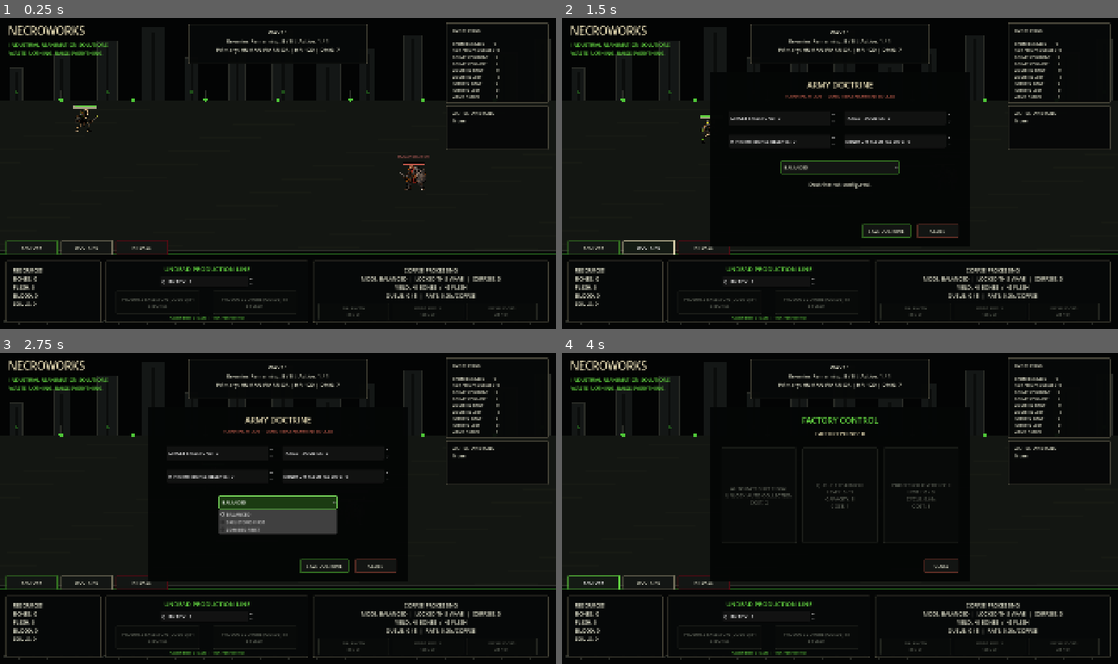
Above: before the commit, frames 1-4 (two rows, left to right).
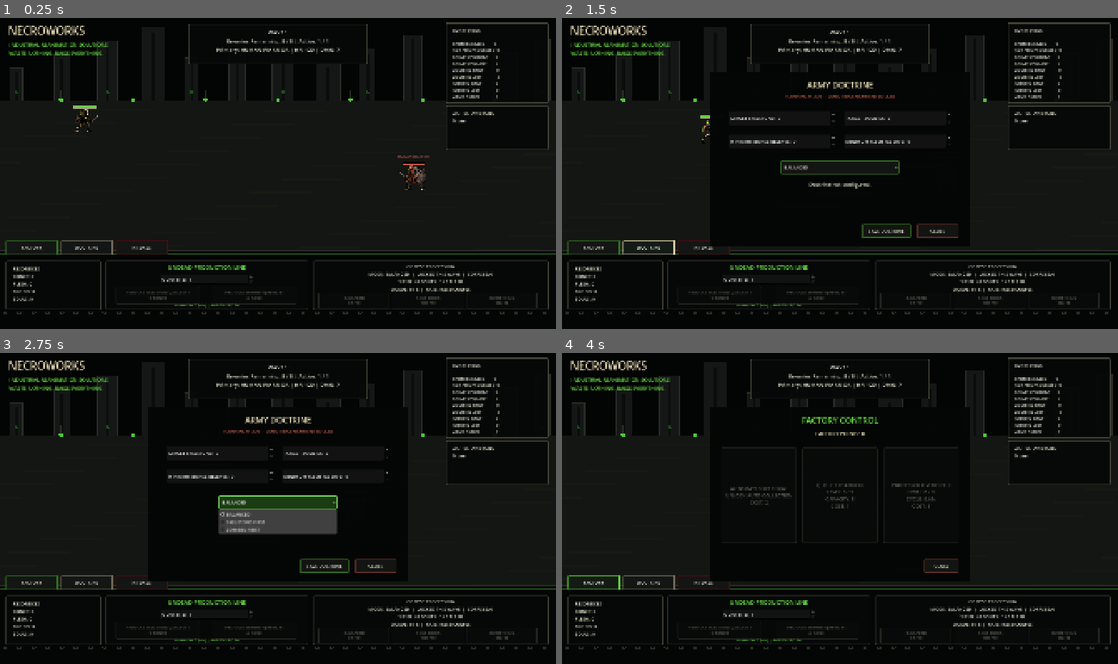
Above: after the commit, the same moments.

Repository: luizfelippe-dev/NecroWorks
Game: Godot game, scene res://main.tscn
Two runs of this game, one before a commit and one after it. Both use one fixed random seed, a clock stepped at 60 frames per second and the inputs below.
Inputs:
- Up to frame 1 (0.25 s): no input
- Up to frame 2 (1.5 s): click "FACTORY" at 0.5 s; click "DOCTRINE" at 1.25 s
- Up to frame 3 (2.75 s): click "BALANCED" at 2 s
- Up to frame 4 (4 s): click "RITUALS" at 2.75 s; click "FACTORY" at 3.5 s

The runs differ from the first frame. In frame 1, 3.3% of the frame differs, in the area x 0-99%, y 79-99%; in frame 2, 3.3%; in frame 3, 3.3%; in frame 4, 3.3%.

Commit message:
fix: keep lower hud inside embedded viewport

Diff:
--- a/main.gd
+++ b/main.gd
@@ -6474,11 +6474,11 @@
 
 	production_queue_label = Label.new()
 	production_queue_label.name = "ProductionQueueLabel"
-	production_queue_label.position = Vector2(390.0, 1028.0)
-	production_queue_label.size = Vector2(650.0, 28.0)
+	production_queue_label.position = Vector2(390.0, 988.0)
+	production_queue_label.size = Vector2(650.0, 18.0)
 	production_queue_label.z_index = 110
 	production_queue_label.horizontal_alignment = HORIZONTAL_ALIGNMENT_CENTER
-	production_queue_label.add_theme_font_size_override("font_size", 14)
+	production_queue_label.add_theme_font_size_override("font_size", 12)
 	production_queue_label.add_theme_color_override("font_color", UI_GREEN)
 	add_child(production_queue_label)
 
@@ -6506,17 +6506,17 @@
 
 	resources_panel = create_hud_panel(
 		"ResourcesPanel",
-		Rect2(20.0, 842.0, 330.0, 215.0)
+		Rect2(20.0, 842.0, 330.0, 170.0)
 	)
 
 	create_hud_panel(
 		"ProductionPanel",
-		Rect2(365.0, 842.0, 700.0, 215.0)
+		Rect2(365.0, 842.0, 700.0, 170.0)
 	)
 
 	processing_panel = create_hud_panel(
 		"ProcessingPanel",
-		Rect2(1080.0, 842.0, 815.0, 215.0)
+		Rect2(1080.0, 842.0, 815.0, 170.0)
 	)
 
 	brand_label = Label.new()
@@ -6556,22 +6556,22 @@
 
 	factory_title_label = Label.new()
 	factory_title_label.name = "FactoryTitleLabel"
-	factory_title_label.position = Vector2(390.0, 855.0)
-	factory_title_label.size = Vector2(650.0, 45.0)
+	factory_title_label.position = Vector2(390.0, 850.0)
+	factory_title_label.size = Vector2(650.0, 38.0)
 	factory_title_label.text = tr("FACTORY_PRODUCTION_LINE")
 	factory_title_label.horizontal_alignment = HORIZONTAL_ALIGNMENT_CENTER
 	factory_title_label.z_index = 100
-	factory_title_label.add_theme_font_size_override("font_size", 22)
+	factory_title_label.add_theme_font_size_override("font_size", 20)
 	factory_title_label.add_theme_color_override("font_color", UI_GREEN)
 	add_child(factory_title_label)
 
 	processing_label = Label.new()
 	processing_label.name = "ProcessingLabel"
-	processing_label.position = Vector2(1110.0, 862.0)
-	processing_label.size = Vector2(755.0, 118.0)
+	processing_label.position = Vector2(1110.0, 850.0)
+	processing_label.size = Vector2(755.0, 78.0)
 	processing_label.horizontal_alignment = HORIZONTAL_ALIGNMENT_CENTER
 	processing_label.z_index = 100
-	processing_label.add_theme_font_size_override("font_size", 18)
+	processing_label.add_theme_font_size_override("font_size", 16)
 	processing_label.add_theme_color_override("font_color", UI_TEXT)
 	add_child(processing_label)
 	create_processing_directive_ui()
@@ -7356,13 +7356,13 @@
 		)
 		directive_button.position = Vector2(
 			start_x + float(index) * (button_width + button_gap),
-			987.0
+			952.0
 		)
 		directive_button.size = Vector2(button_width, 55.0)
 		directive_button.z_index = 110
 		directive_button.toggle_mode = true
 		directive_button.button_group = processing_directive_button_group
-		directive_button.add_theme_font_size_override("font_size", 14)
+		directive_button.add_theme_font_size_override("font_size", 13)
 		apply_button_style(
 			directive_button,
 			directive_accents[index]
@@ -7553,18 +7553,18 @@
 
 	bones_label.position = Vector2(
 		45.0,
-		862.0
+		858.0
 	)
 
 	bones_label.size = Vector2(
 		280.0,
-		180.0
+		145.0
 	)
 	bones_label.z_index = 100
 
 	bones_label.add_theme_font_size_override(
 		"font_size",
-		18
+		16
 	)
 	bones_label.add_theme_color_override(
 		"font_color",
@@ -7574,35 +7574,35 @@
 
 	create_skeleton_button.position = Vector2(
 		400.0,
-		945.0
+		930.0
 	)
 
 	create_skeleton_button.size = Vector2(
 		290.0,
-		82.0
+		62.0
 	)
 	create_skeleton_button.z_index = 100
 
 	create_skeleton_button.add_theme_font_size_override(
 		"font_size",
-		16
+		14
 	)
 
 
 	create_zombie_button.position = Vector2(
 		735.0,
-		945.0
+		930.0
 	)
 
 	create_zombie_button.size = Vector2(
 		290.0,
-		82.0
+		62.0
 	)
 	create_zombie_button.z_index = 100
 
 	create_zombie_button.add_theme_font_size_override(
 		"font_size",
-		16
+		14
 	)
 
 
@@ -7610,8 +7610,8 @@
 	apply_button_style(create_zombie_button, UI_FLESH)
 
 
-	production_quantity_selector.position = Vector2(555.0, 895.0)
-	production_quantity_selector.size = Vector2(320.0, 38.0)
+	production_quantity_selector.position = Vector2(555.0, 889.0)
+	production_quantity_selector.size = Vector2(320.0, 34.0)
 
 
 # =========================================================
--- a/scripts/visual/industrial_backdrop.gd
+++ b/scripts/visual/industrial_backdrop.gd
@@ -76,8 +76,8 @@
 	draw_rect(Rect2(0.0, 823.0, 1920.0, 257.0), Color(0.018, 0.022, 0.021, 1.0))
 	for roller: int in range(40):
 		var roller_x: float = 18.0 + float(roller) * 49.0
-		draw_circle(Vector2(roller_x, 1052.0), 8.0, METAL_LIGHT)
-		draw_circle(Vector2(roller_x, 1052.0), 3.0, Color(0.025, 0.03, 0.027, 1.0))
+		draw_circle(Vector2(roller_x, 1022.0), 8.0, METAL_LIGHT)
+		draw_circle(Vector2(roller_x, 1022.0), 3.0, Color(0.025, 0.03, 0.027, 1.0))
 
 	# Luminárias verdes discretas que repetem a linguagem do concept.
 	for lamp: int in range(7):
--- a/tests/economy/processing_directive_runner.gd
+++ b/tests/economy/processing_directive_runner.gd
@@ -26,11 +26,17 @@
 		assert(directive_button != null and directive_button.disabled)
 		assert(
 			directive_button.position.y
-			>= game.processing_label.position.y + game.processing_label.size.y
+			>= game.processing_label.position.y + game.processing_label.size.y,
+			(
+				"Processing directive starts at y="
+				+ str(directive_button.position.y)
+				+ ", but the processing summary ends at y="
+				+ str(game.processing_label.position.y + game.processing_label.size.y)
+			)
 		)
 		assert(directive_button.position.x >= 1080.0)
 		assert(directive_button.position.x + directive_button.size.x <= 1895.0)
-		assert(directive_button.position.y + directive_button.size.y <= 1057.0)
+		assert(directive_button.position.y + directive_button.size.y <= 1015.0)
 
 
 	game.set_processing_directive(game.PROCESSING_BONE_FOCUS)
--- a/tests/visual/layout_bounds_runner.gd
+++ b/tests/visual/layout_bounds_runner.gd
@@ -3,6 +3,7 @@
 
 const MAIN_SCENE: PackedScene = preload("res://main.tscn")
 const DESIGN_SIZE: Vector2 = Vector2(1920.0, 1080.0)
+const EMBEDDED_SAFE_BOTTOM_Y: float = 1015.0
 
 
 func _initialize() -> void:
@@ -26,17 +27,32 @@
 		game.create_zombie_button,
 		game.production_quantity_selector,
 		game.production_queue_label,
+		game.factory_title_label,
+		game.processing_label,
+		game.bones_label,
 		game.factory_nav_button,
 		game.doctrine_nav_button,
 		game.ritual_nav_button
 	]
+	for directive_button: Variant in game.processing_directive_buttons.values():
+		controls.append(directive_button as Control)
 
 
 	for control: Control in controls:
+		var control_bottom: float = control.position.y + control.size.y
 		assert(control.position.x >= 0.0)
 		assert(control.position.y >= 0.0)
 		assert(control.position.x + control.size.x <= DESIGN_SIZE.x)
-		assert(control.position.y + control.size.y <= DESIGN_SIZE.y)
+		assert(
+			control_bottom <= EMBEDDED_SAFE_BOTTOM_Y,
+			(
+				control.name
+				+ " ends at y="
+				+ str(control_bottom)
+				+ ", below the embedded safe limit y="
+				+ str(EMBEDDED_SAFE_BOTTOM_Y)
+			)
+		)
 
 
 	print("RESPONSIVE LAYOUT BOUNDS VALIDATION: PASS")
Not shown, changed: CHANGELOG.md
Not shown, changed: tests/README.md
